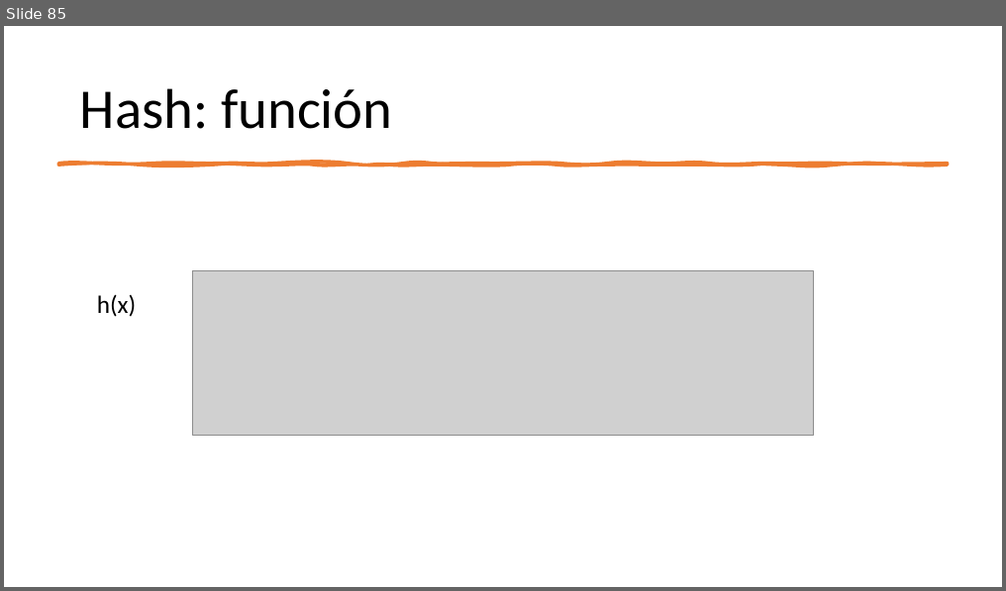
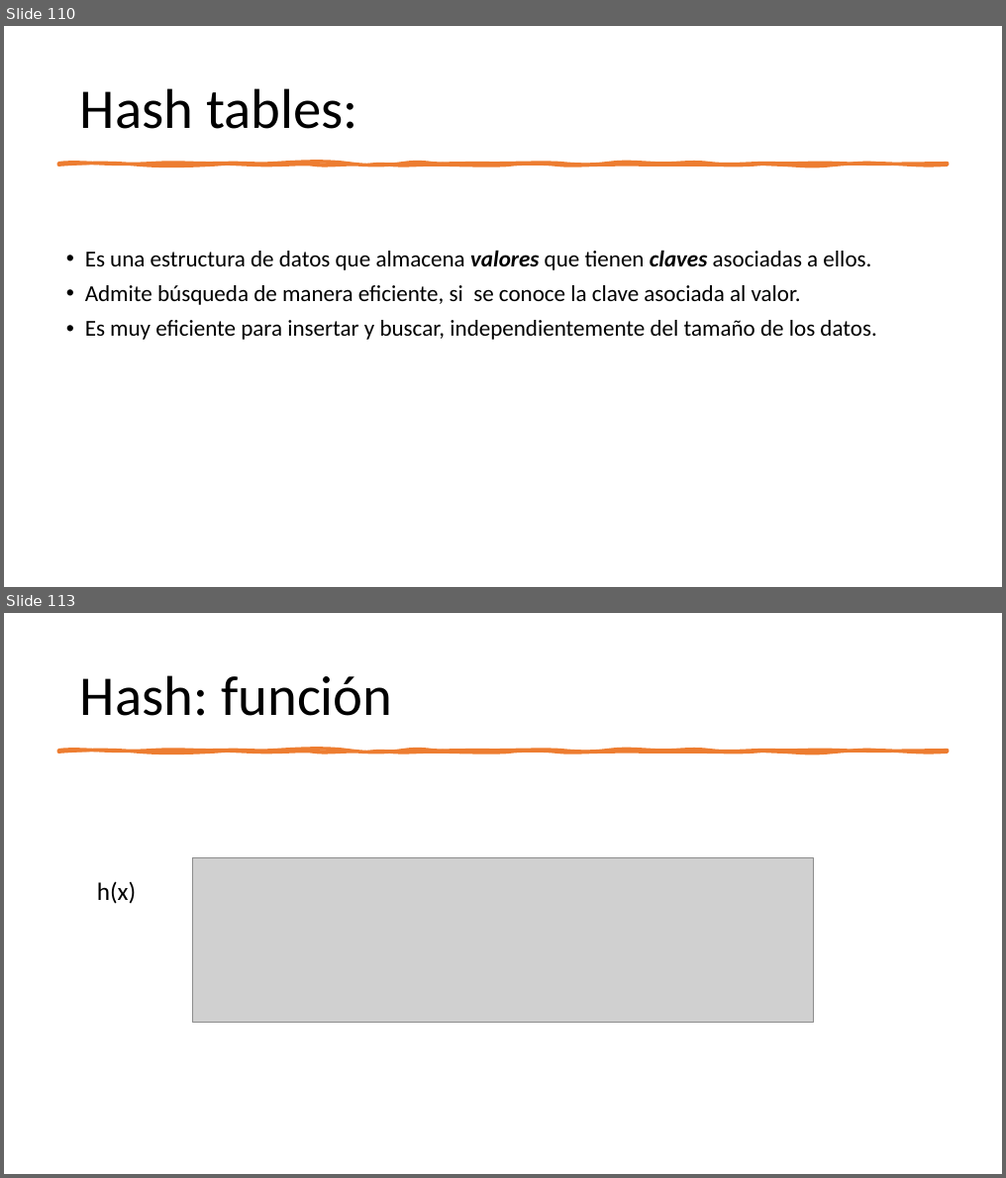
Before and after one commit to ppa-docencia-u/usm-ejemplos-estdatos, a slide deck: presentacion/Estructuras de datos-1.pptx. Shown one above the other, each under a label of ours: slide 85 before the commit, slides 110 and 113 after it; the slides between them are not shown. The pictures are 1006x591 and 1006x1178 pixels, drawn with LibreOffice and Linux fonts; fonts in the diff are those of the drawing; grey boxes stand for pictures. Boxes give left, top, right and bottom in pixels: in the first picture for what was removed or moved away, otherwise in the second. Text is boxed around its words. In the diff, an @@ line names an element or a change of style, - is before the commit and + after.

```diff
--- a/presentacion/Estructuras de datos-1.pptx
+++ b/presentacion/Estructuras de datos-1.pptx
@@ slide 110 added at (4,26,1002,587), background #FFFFFF @@
@@ title added at (80,88,358,129), 54 pt, text #000000 @@
+Hash tables:
@@ freeform shape added at (58,163,947,165), fill #ED7D31, outline #ED7D31 3.25 pt @@
@@ text added at (85,250,876,340), 22 pt, text #000000 @@
+• Es una estructura de datos que almacena valores que tienen claves asociadas a ellos.
+• Admite búsqueda de manera eficiente, si se conoce la clave asociada al valor.
+• Es muy eficiente para insertar y buscar, independientemente del tamaño de los datos.
@@ what was slide 85 is now slide 113 @@
```
Also in this commit, not shown: 2 slides changed, 34 other slides added.
